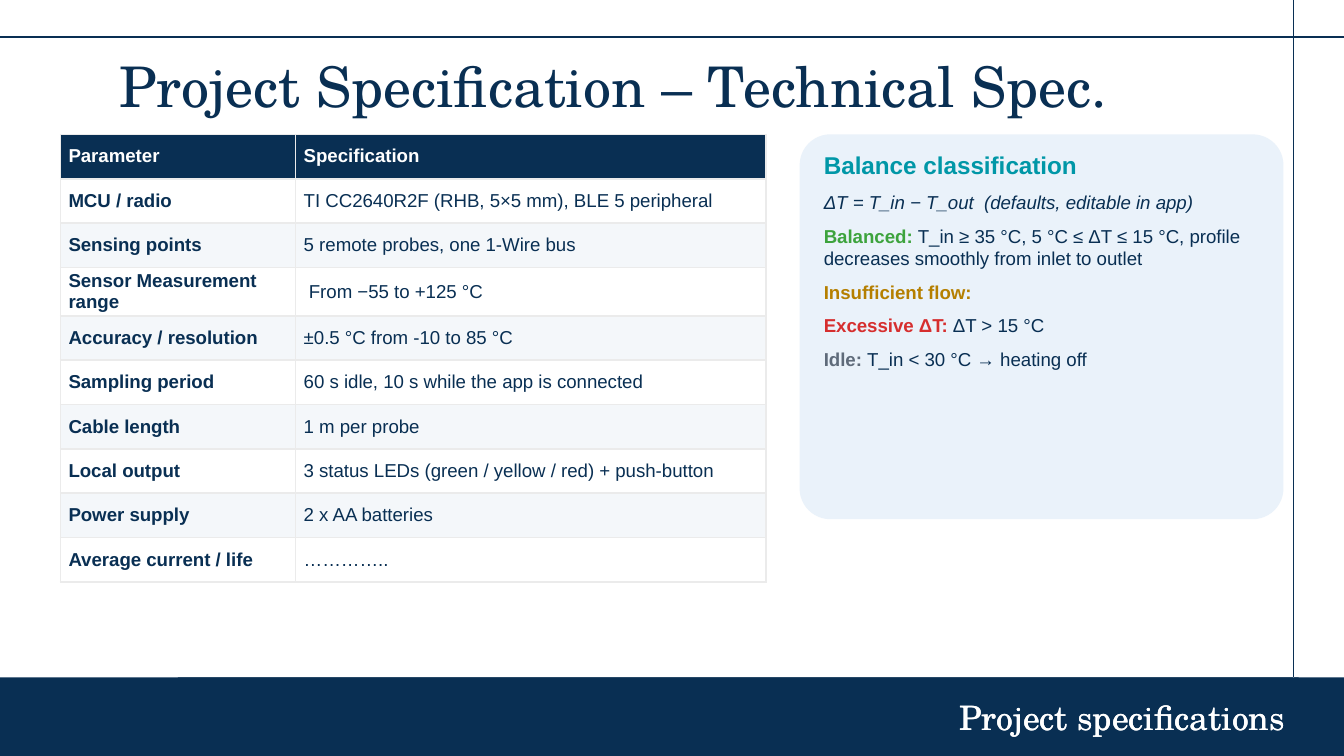
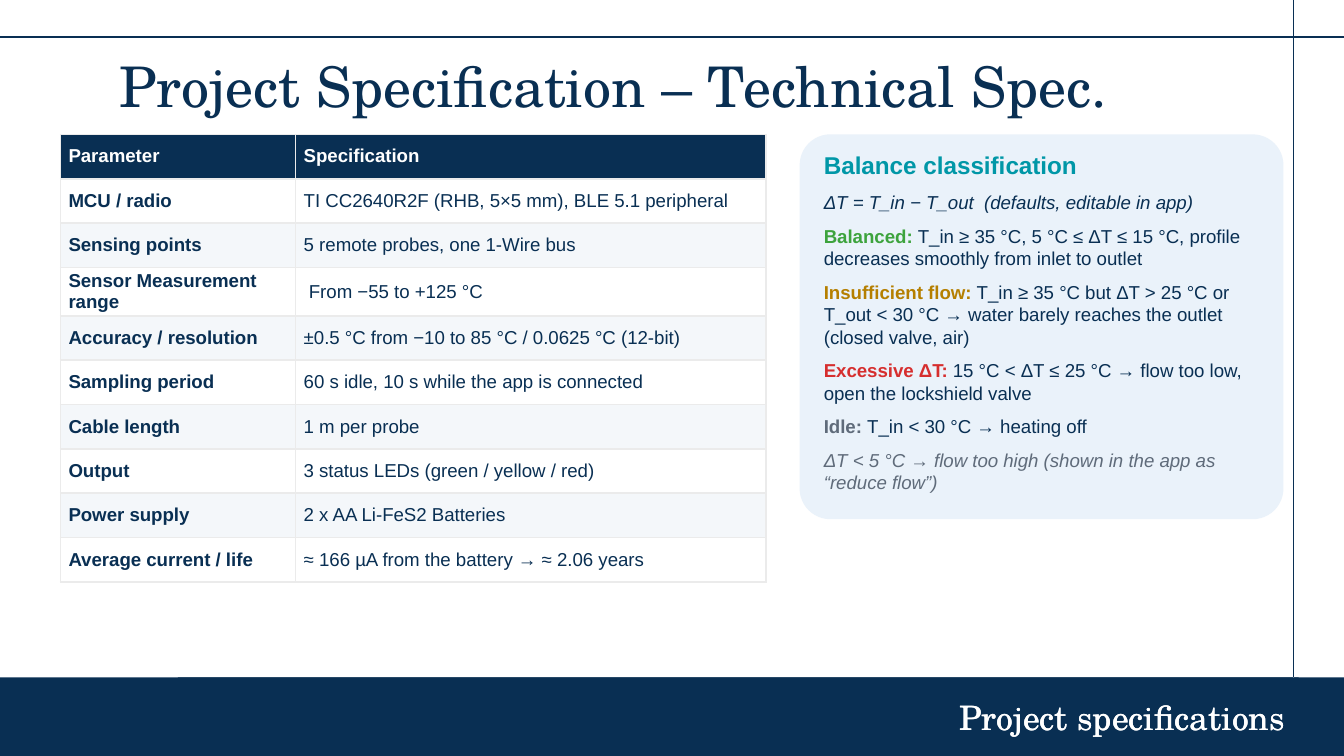
Before and after one commit to garcianeilangelo-crypto/ESE_RADIATOR, a slide deck: slide 4 of Radiator_Balance .pptx. Drawn at 1344x756 pixels with LibreOffice and Linux fonts; fonts in the diff are those of the drawing; background and template pictures are left out. Boxes give left, top, right and bottom in pixels: in the first picture for what was removed or moved away, otherwise in the second. Text is boxed around its words. In the diff, an @@ line names an element or a change of style, - is before the commit and + after.

```diff
--- a/Radiator_Balance .pptx
+++ b/Radiator_Balance .pptx
@@ table at <box>60,134,766,585</box> @@
-row 2, column 2: TI CC2640R2F (RHB, 5×5 mm), BLE 5 peripheral
+row 2, column 2: TI CC2640R2F (RHB, 5×5 mm), BLE 5.1 peripheral
-row 5, column 2: ±0.5 °C from -10 to 85 °C
+row 5, column 2: ±0.5 °C from −10 to 85 °C / 0.0625 °C (12-bit)
-row 8, column 1: Local output
+row 8, column 1: Output
-row 8, column 2: 3 status LEDs (green / yellow / red) + push-button
+row 8, column 2: 3 status LEDs (green / yellow / red)
-row 9, column 2: 2 x AA batteries
+row 9, column 2: 2 x AA Li-FeS2 Batteries
-row 10, column 2: …………..
+row 10, column 2: ≈ 166 µA from the battery → ≈ 2.06 years
@@ text at <box>824,285,1242,404</box>: text changed; text colour #B57F00 to #092F53; bold off @@
-Insufficient flow:
-Excessive ΔT: ΔT > 15 °C
+Insufficient flow: T_in ≥ 35 °C but ΔT > 25 °C or T_out < 30 °C → water barely reaches the outlet (closed valve, air)
+Excessive ΔT: 15 °C < ΔT ≤ 25 °C → flow too low, open the lockshield valve
@@ text at <box>824,453,1216,493</box>: paragraph added @@
+ΔT < 5 °C → flow too high (shown in the app as “reduce flow”)
```
Also in this commit, not shown: 15 other slides changed, 2 slides added, 24 other files.
